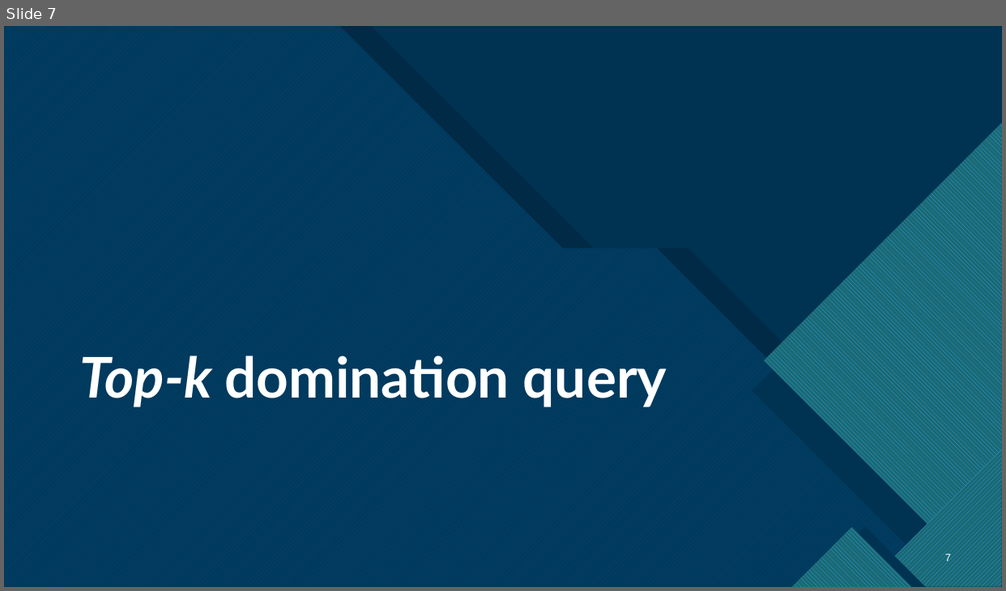
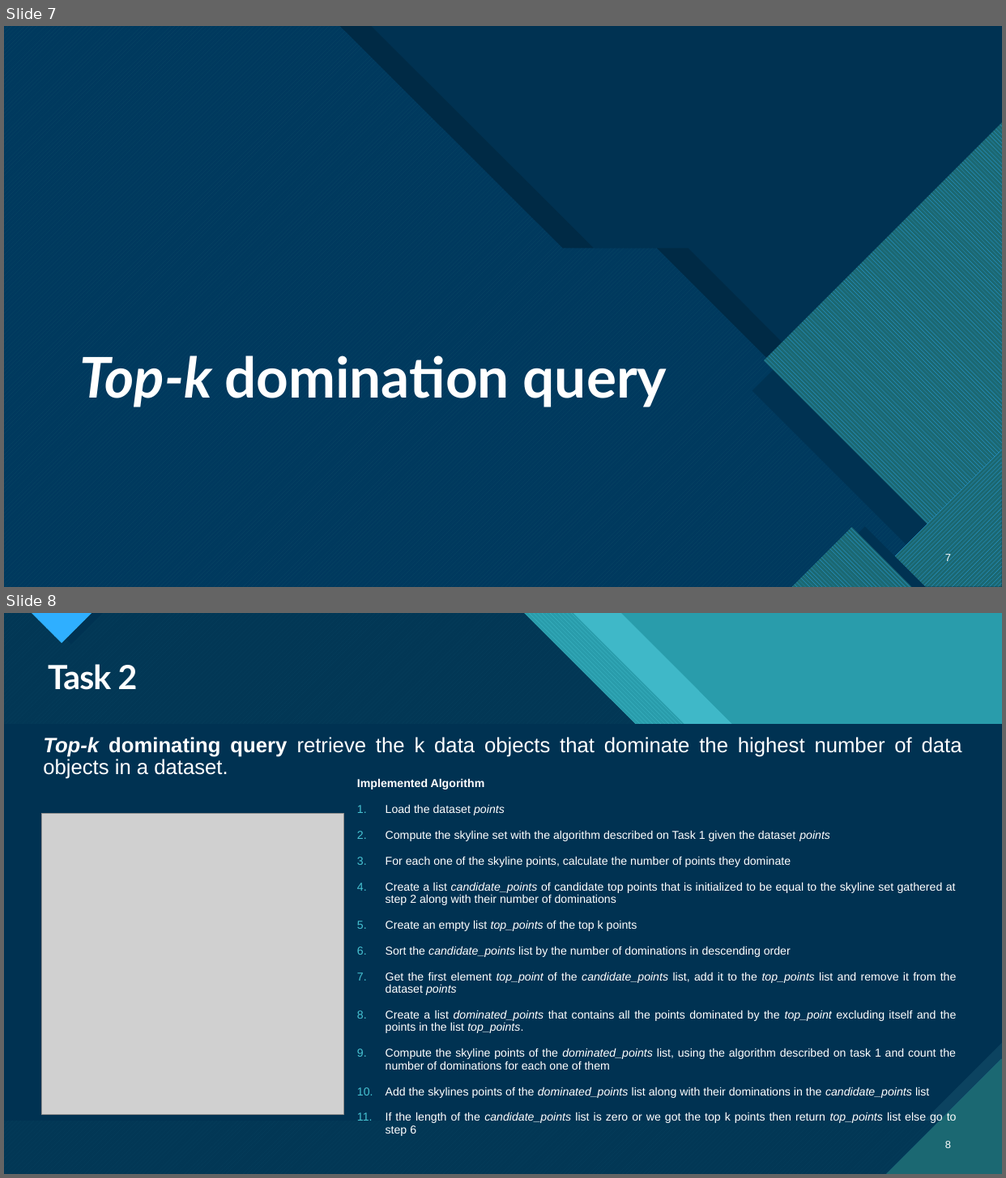
Before and after one commit to MnAppsNet/DominanceQueries, a slide deck: reports/report_presentation.pptx. Shown one above the other, each under a label of ours: slide 7 before the commit, slides 7 and 8 after it. The pictures are 1006x591 and 1006x1178 pixels, drawn with LibreOffice and Linux fonts; fonts in the diff are those of the drawing; grey boxes stand for pictures; background and template pictures are left out; a plain dark background stands for a picture behind light text. Boxes give left, top, right and bottom in pixels: in the first picture for what was removed or moved away, otherwise in the second. Text is boxed around its words. In the diff, an @@ line names an element or a change of style, - is before the commit and + after.

```diff
--- a/reports/report_presentation.pptx
+++ b/reports/report_presentation.pptx
@@ slide 8 added at [4,613,1002,1174], background picture (left out); not listed: 13 template elements that a slide beside it also shows @@
@@ rectangle added at [4,613,1002,1174], fill #299CAB @@
@@ rectangle added at [4,613,1002,1174], fill #299CAB @@
@@ freeform shape added at [4,613,1002,1174], fill #47C3D3 at 74% opacity @@
@@ freeform shape added at [4,613,1002,1174], fill pattern #47C3D3 on #1B6872 @@
@@ freeform shape added at [4,613,1002,1174], fill #003352 at 90% opacity @@
@@ title added at [48,664,138,690], 32 pt, text #FFFFFF, bold @@
+Task 2
@@ text added at [43,737,962,779], 20 pt, text #FFFFFF @@
+Top-k dominating query retrieve the k data objects that dominate the highest number of data objects in a dataset.
@@ text added at [357,778,957,1136], 11 pt, text #FFFFFF @@
+Implemented Algorithm
+1. Load the dataset points
+2. Compute the skyline set with the algorithm described on Task 1 given the dataset points
+3. For each one of the skyline points, calculate the number of points they dominate
+4. Create a list candidate_points of candidate top points that is initialized to be equal to the skyline set gathered at step 2 along with their number of dominations
+5. Create an empty list top_points of the top k points
+6. Sort the candidate_points list by the number of dominations in descending order
+7. Get the first element top_point of the candidate_points list, add it to the top_points list and remove it from the dataset points
+8. Create a list dominated_points that contains all the points dominated by the top_point excluding itself and the points in the list top_points.
+9. Compute the skyline points of the dominated_points list, using the algorithm described on task 1 and count the number of dominations for each one of them
+10. Add the skylines points of the dominated_points list along with their dominations in the candidate_points list
+11. If the length of the candidate_points list is zero or we got the top k points then return top_points list else go to step 6
@@ picture added at [42,814,344,1115] @@
@@ page number added at [945,1141,951,1148], 10 pt, text #FFFFFF @@
+8
```
Also in this commit, not shown: 4 other slides added, 1 slide removed, 7 other files.
